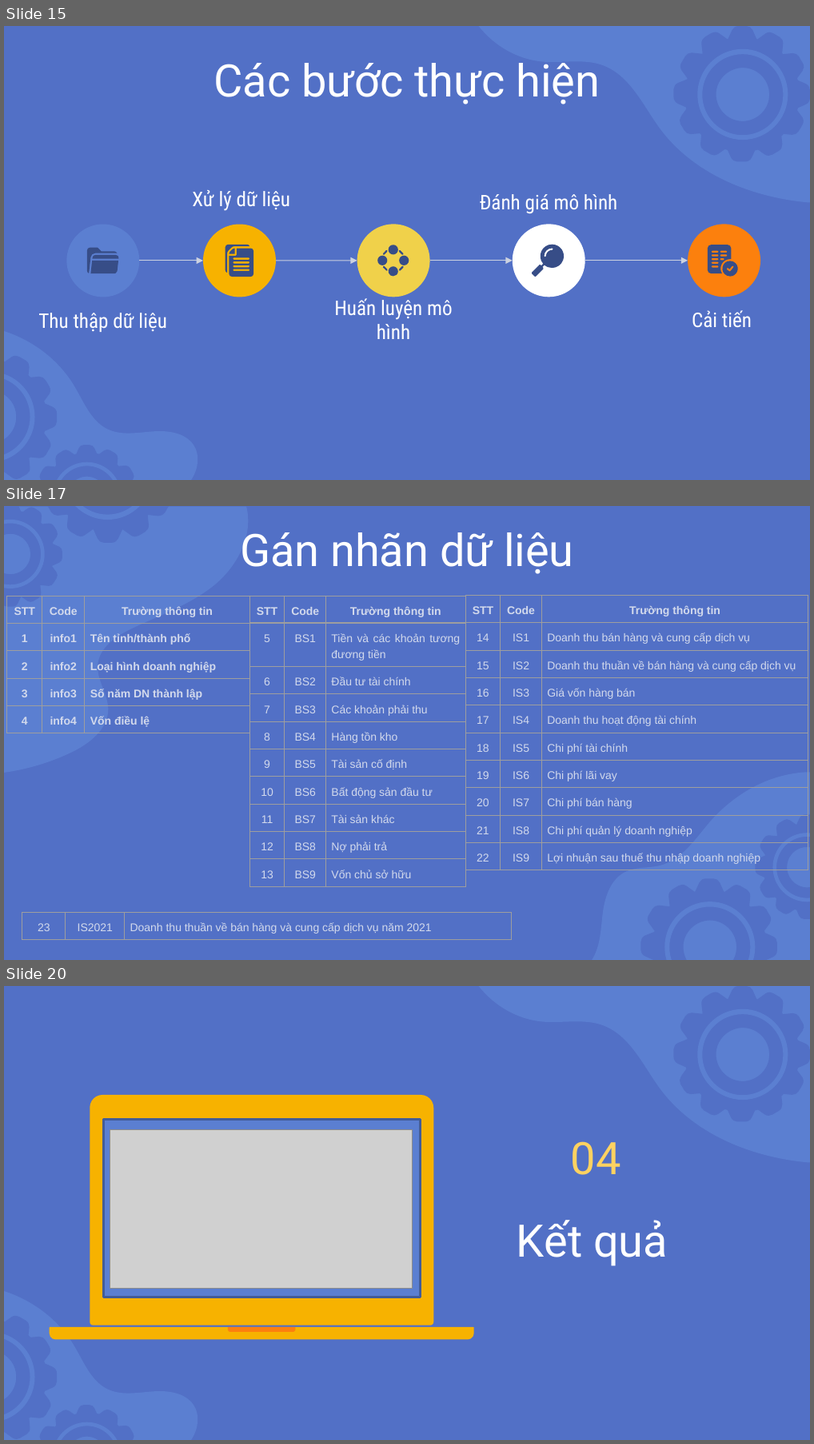
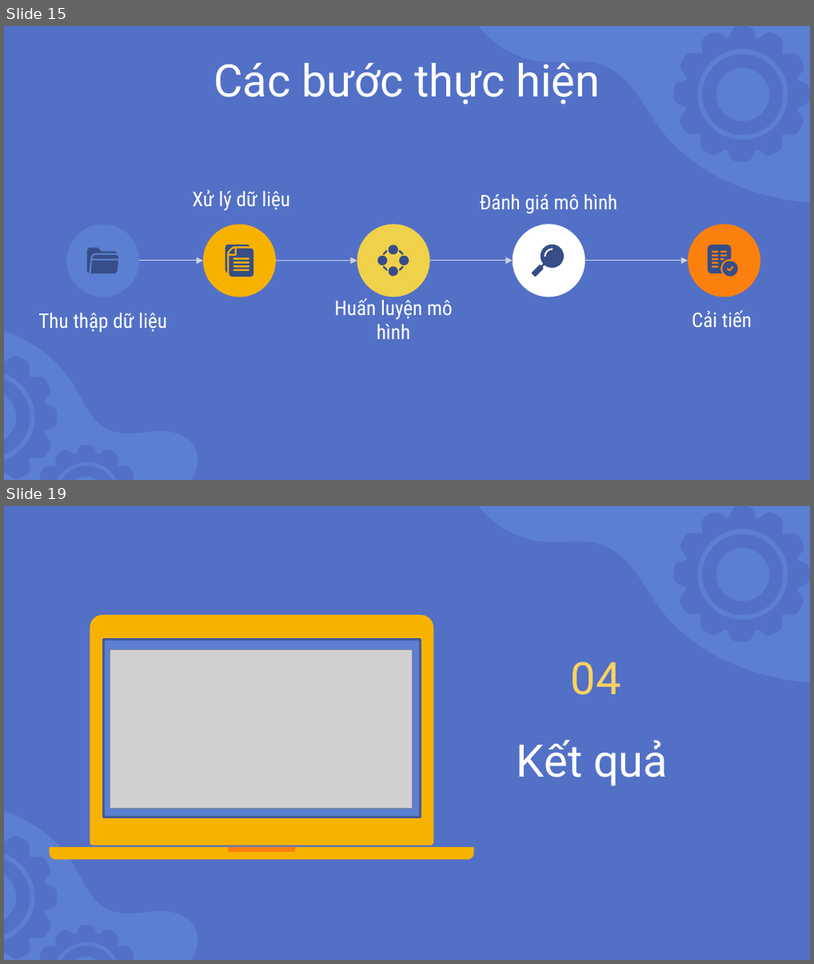
Before and after one commit to nnson0511/ARonML-DM, a slide deck: Slide.pptx. Shown one above the other, each under a label of ours: slides 15, 17 and 20 before the commit, slides 15 and 19 after it; the slides between them are not shown. The pictures are 814x1444 and 814x964 pixels, drawn with LibreOffice and Linux fonts; fonts in the diff are those of the drawing; grey boxes stand for pictures. Boxes give left, top, right and bottom in pixels: in the first picture for what was removed or moved away, otherwise in the second. Text is boxed around its words. In the diff, an @@ line names an element or a change of style, - is before the commit and + after.

```diff
--- a/Slide.pptx
+++ b/Slide.pptx
@@ slide 17 removed at [4,506,810,960], background #5270C6 @@
@@ freeform shape removed at [4,507,254,773] @@
@@ group removed at [4,506,177,606]: 4 freeform shapes @@
@@ title removed at [240,532,574,574] @@
-Gán nhãn dữ liệu
@@ table removed at [7,596,250,730], 5 rows, 3 columns @@
-STT | Code | Trường thông tin
-1 | info1 | Tên tỉnh/thành phố
-2 | info2 | Loại hình doanh nghiệp
-3 | info3 | Số năm DN thành lập
-4 | info4 | Vốn điều lệ
@@ table removed at [250,596,466,622], 1 rows, 3 columns @@
-STT | Code | Trường thông tin
@@ table removed at [466,596,809,622], 1 rows, 3 columns @@
-STT | Code | Trường thông tin
@@ table removed at [250,623,466,883], 9 rows, 3 columns @@
-5 | BS1 | Tiền và các khoản tương đương tiền
-6 | BS2 | Đầu tư tài chính
-7 | BS3 | Các khoản phải thu
-8 | BS4 | Hàng tồn kho
-9 | BS5 | Tài sản cố định
-10 | BS6 | Bất động sản đầu tư
-11 | BS7 | Tài sản khác
-12 | BS8 | Nợ phải trả
-13 | BS9 | Vốn chủ sở hữu
@@ table removed at [466,623,809,867], 9 rows, 3 columns @@
-14 | IS1 | Doanh thu bán hàng và cung cấp dịch vụ
-15 | IS2 | Doanh thu thuần về bán hàng và cung cấp dịch vụ
-16 | IS3 | Giá vốn hàng bán
-17 | IS4 | Doanh thu hoạt động tài chính
-18 | IS5 | Chi phí tài chính
-19 | IS6 | Chi phí lãi vay
-20 | IS7 | Chi phí bán hàng
-21 | IS8 | Chi phí quản lý doanh nghiệp
-22 | IS9 | Lợi nhuận sau thuế thu nhập doanh nghiệp
@@ freeform shape removed at [592,772,810,960] @@
@@ group removed at [641,814,810,960]: 4 freeform shapes @@
@@ table removed at [22,912,511,938], 1 rows, 3 columns @@
-23 | IS2021 | Doanh thu thuần về bán hàng và cung cấp dịch vụ năm 2021
@@ what was slide 20 is now slide 19 @@
```
Also in this commit, not shown: 3 slides changed, 7 slides added, 3 other slides removed.
